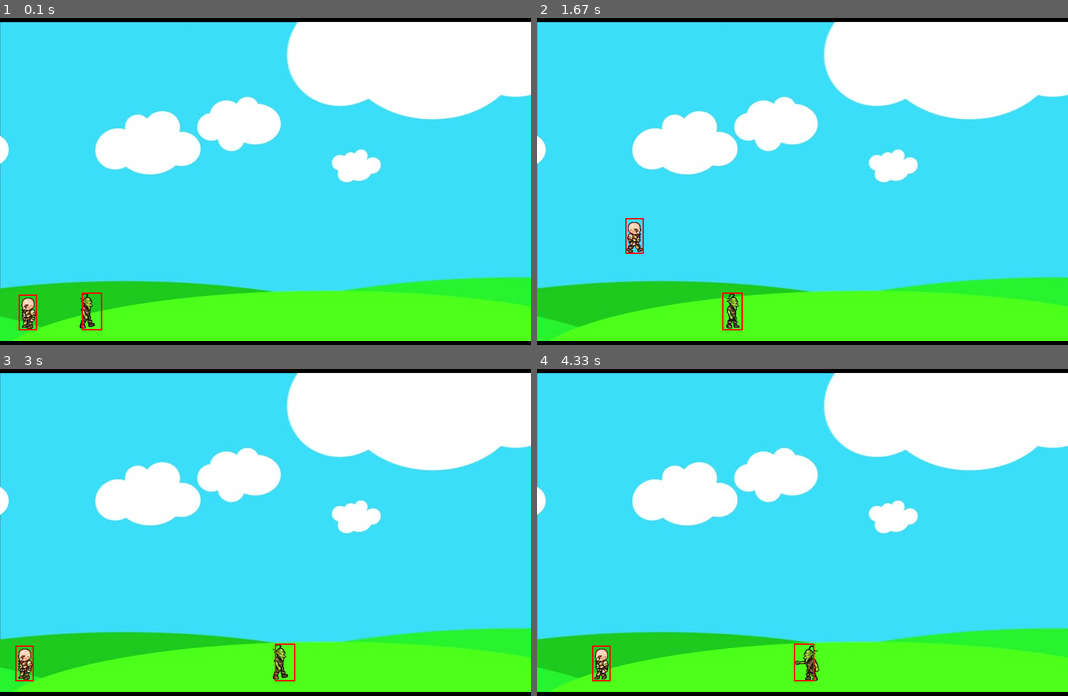
Above: before the commit, frames 1-4 (two rows, left to right).
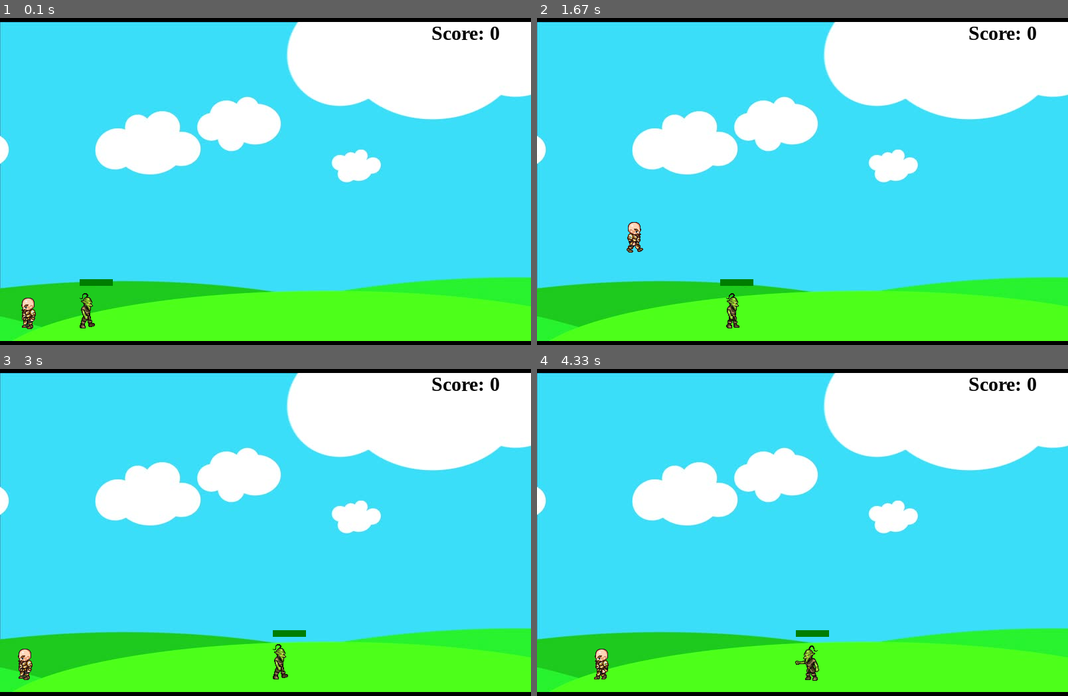
Above: after the commit, the same moments.

Repository: AidenKrahn/pygamegame
Game: pygame game, started from cwc/cwcville.py
The game is run twice, just before and just after one commit, with the same random seed, the same clock (stepped at 60 frames per second) and the same inputs.
Inputs:
- Up to frame 1 (0.1 s): no input
- Up to frame 2 (1.67 s): tap Space at 0.33 s; hold Right 0.67-1.13 s; hold Up 1.17-1.47 s; hold Right from 1.5 s (still down)
- Up to frame 3 (3 s): release Right at 1.97 s; hold Left 2-2.53 s; hold Left 2.57-2.97 s
- Up to frame 4 (4.33 s): hold Up 3-3.37 s; hold Right 3.4-4.03 s; hold Left from 4.07 s (still down)

The runs differ from the first frame. In frame 1, 0.5% of the frame differs, in the area x 3-94%, y 2-96%; in frame 2, 0.5%; in frame 3, 0.5%; in frame 4, 0.5%.

Commit message:
Update cwcville.py

Diff:
--- a/cwc/cwcville.py
+++ b/cwc/cwcville.py
@@ -6,6 +6,12 @@
 pygame.display.set_caption("DooomerCrawl")
 
 clock = pygame.time.Clock()
+
+bulletSound = pygame.mixer.Sound('bullet.mp3')
+hitSound = pygame.mixer.Sound('hit.mp3')
+
+music = pygame.mixer.music.load('music.mp3')
+pygame.mixer.music.play(-1)
 
 
 walkRight = [pygame.image.load('R1.png'), pygame.image.load('R2.png'), pygame.image.load('R3.png'), pygame.image.load('R4.png'), pygame.image.load('R5.png'), pygame.image.load('R6.png'), pygame.image.load('R7.png'), pygame.image.load('R8.png'), pygame.image.load('R9.png')]
@@ -48,7 +54,7 @@
                 win.blit(walkLeft[0], (self.x, self.y))
 
         self.hitbox = (self.x + 18, self.y + 10, 28, 54)
-        pygame.draw.rect(win, (255,0,0), self.hitbox, 2)
+#         pygame.draw.rect(win, (255,0,0), self.hitbox, 2)
 
 
 class Enemy(object):
@@ -65,22 +71,28 @@
         self.walkCount = 0
         self.vel = 3
         self.hitbox = (self.x + 18, self.y + 10, 28, 54)
+        self.health = 10
+        self.visible = True
+        self.door = 50
 
     def draw(self,win):
         self.move(win)
-        if self.walkCount + 1 >= 33:
-            self.walkCount = 0
-
-        if self.vel > 0:
-            win.blit(self.walkRight[self.walkCount // 3], (self.x, self.y))
-            self.walkCount += 1
-
-        else:
-            win.blit(self.walkLeft[self.walkCount // 3], (self.x, self.y))
-            self.walkCount += 1
-
-        self.hitbox = (self.x + 17, self.y + 2, 31, 57)
-        pygame.draw.rect(win, (255,0,0), self.hitbox, 2)
+        if self.visible:
+            if self.walkCount + 1 >= 33:
+                self.walkCount = 0
+
+            if self.vel > 0:
+                win.blit(self.walkRight[self.walkCount // 3], (self.x, self.y))
+                self.walkCount += 1
+
+            else:
+                win.blit(self.walkLeft[self.walkCount // 3], (self.x, self.y))
+                self.walkCount += 1
+
+            pygame.draw.rect(win, (255,0,0), (self.hitbox[0], self.hitbox[1] - 20, 50, 10))
+            pygame.draw.rect(win, (0, 125,0), (self.hitbox[0], self.hitbox[1] - 20, 50 - 5 * (10 - (self.health)), 10))
+            self.hitbox = (self.x + 17, self.y + 2, 31, 57)
+#         pygame.draw.rect(win, (255,0,0), self.hitbox, 2)
 
 
     def move(self,win):
@@ -101,6 +113,11 @@
                 self.walkCount = 0
 
     def hit(self):
+        if self.health > 0:
+            self.health -= 1
+
+        else:
+            self.visible = False
         print('hit')
 
 
@@ -124,10 +141,14 @@
 goblin = Enemy(100, 415, 64, 64, 450)
 shootloop = 0
 bullets = []
+score = 0
 facing = -1
-
-def reDrawGameWindow(gourd):
+font = pygame.font.SysFont('timesnewroman', 30, True)
+
+def reDrawGameWindow():
     win.blit(bg, (0, 10))
+    text = font.render('Score: ' + str(score), 1, (0,0,0))
+    win.blit(text, (650, 10))
     man.draw(win)
     goblin.draw(win)
     for bullet in bullets:
@@ -155,6 +176,7 @@
         if bullet.y - bullet.radius < goblin.hitbox[1] + goblin.hitbox[3] and bullet.y + bullet.radius > goblin.hitbox[1]:
             if bullet.x + bullet.radius > goblin.hitbox[0] and bullet.x - bullet.radius < goblin.hitbox[0] + goblin.hitbox[2]:
                 goblin.hit()
+                score += 1
                 bullets.pop(bullets.index(bullet))
 
         if bullet.x < 800 and bullet.x > 0:
@@ -210,6 +232,6 @@
             man.isJump = False
             man.jumpCount = 9
 
-    reDrawGameWindow(goblin)
+    reDrawGameWindow()
 
 pygame.quit()
